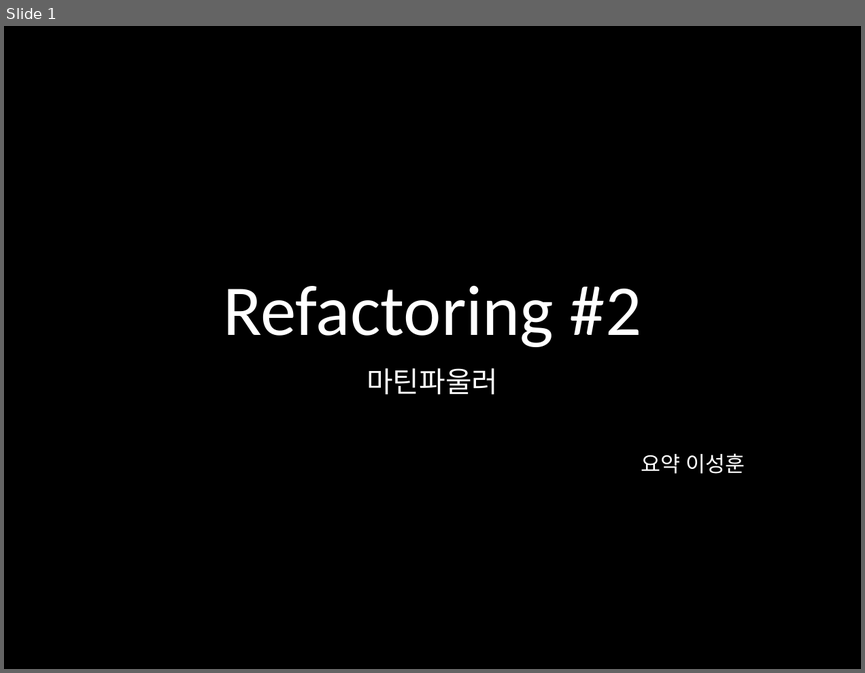
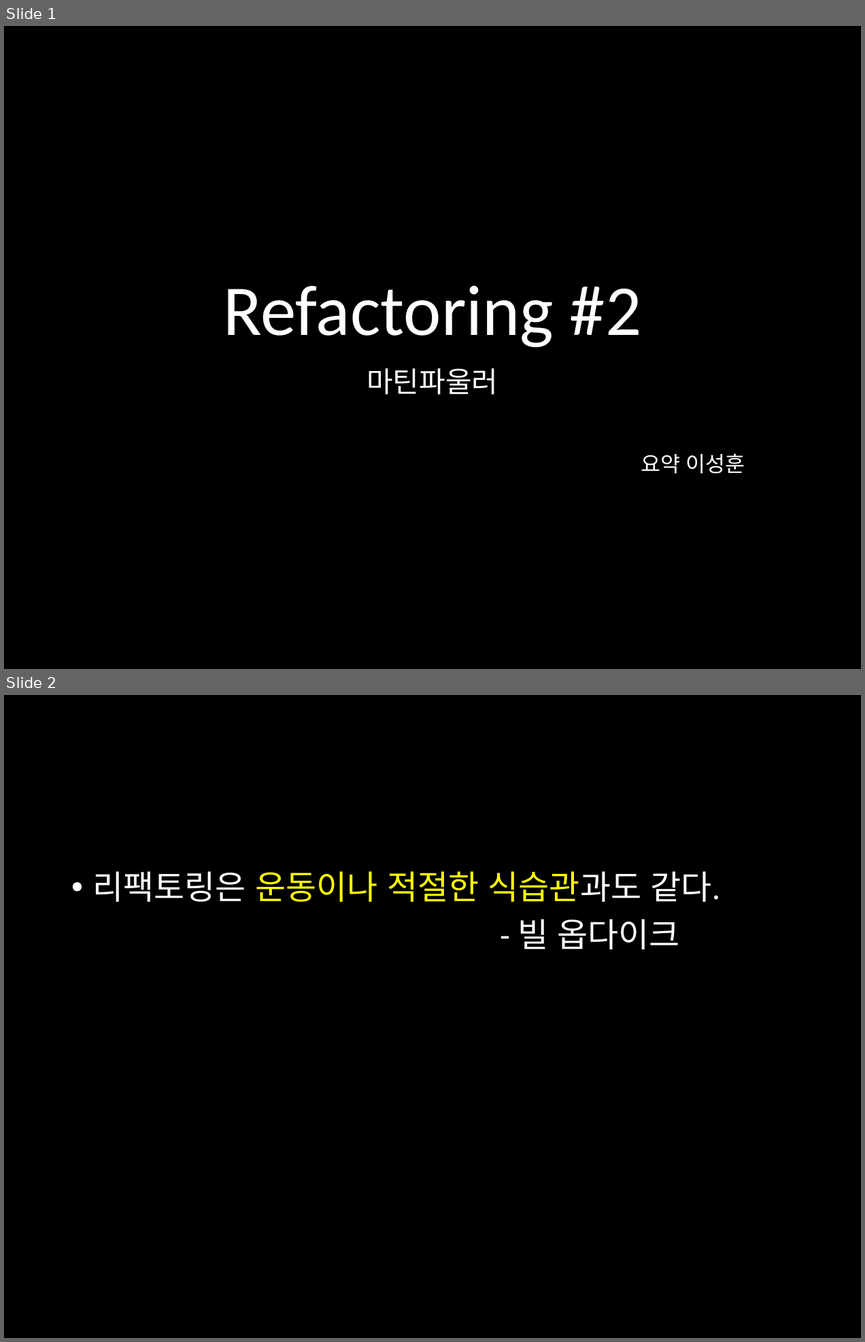
Before and after one commit to harrisleesh/Review, a slide deck: Refactoring #2.pptx. Shown one above the other, each under a label of ours: slide 1 before the commit, slides 1 and 2 after it. The pictures are 865x673 and 865x1342 pixels, drawn with LibreOffice and Linux fonts; fonts in the diff are those of the drawing. Boxes give left, top, right and bottom in pixels: in the first picture for what was removed or moved away, otherwise in the second. Text is boxed around its words. In the diff, an @@ line names an element or a change of style, - is before the commit and + after.

```diff
--- a/Refactoring #2.pptx
+++ b/Refactoring #2.pptx
@@ slide 2 added at (x1=4, y1=695, x2=861, y2=1338), background #000000 @@
@@ text added at (x1=93, y1=871, x2=720, y2=949), 28 pt, text #FFFFFF @@
+• 리팩토링은 운동이나 적절한 식습관과도 같다.
+- 빌 옵다이크
```
Also in this commit, not shown: 3 other slides added.
